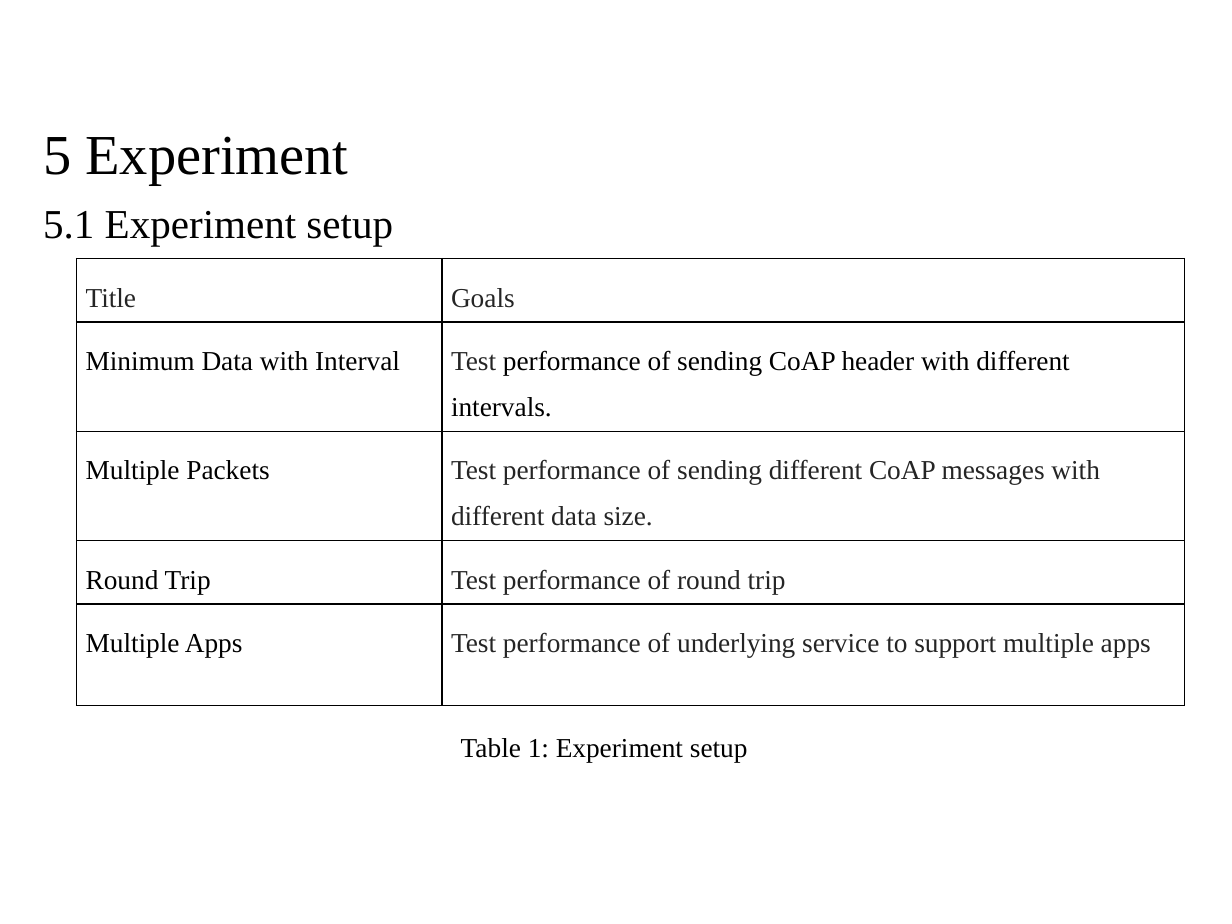
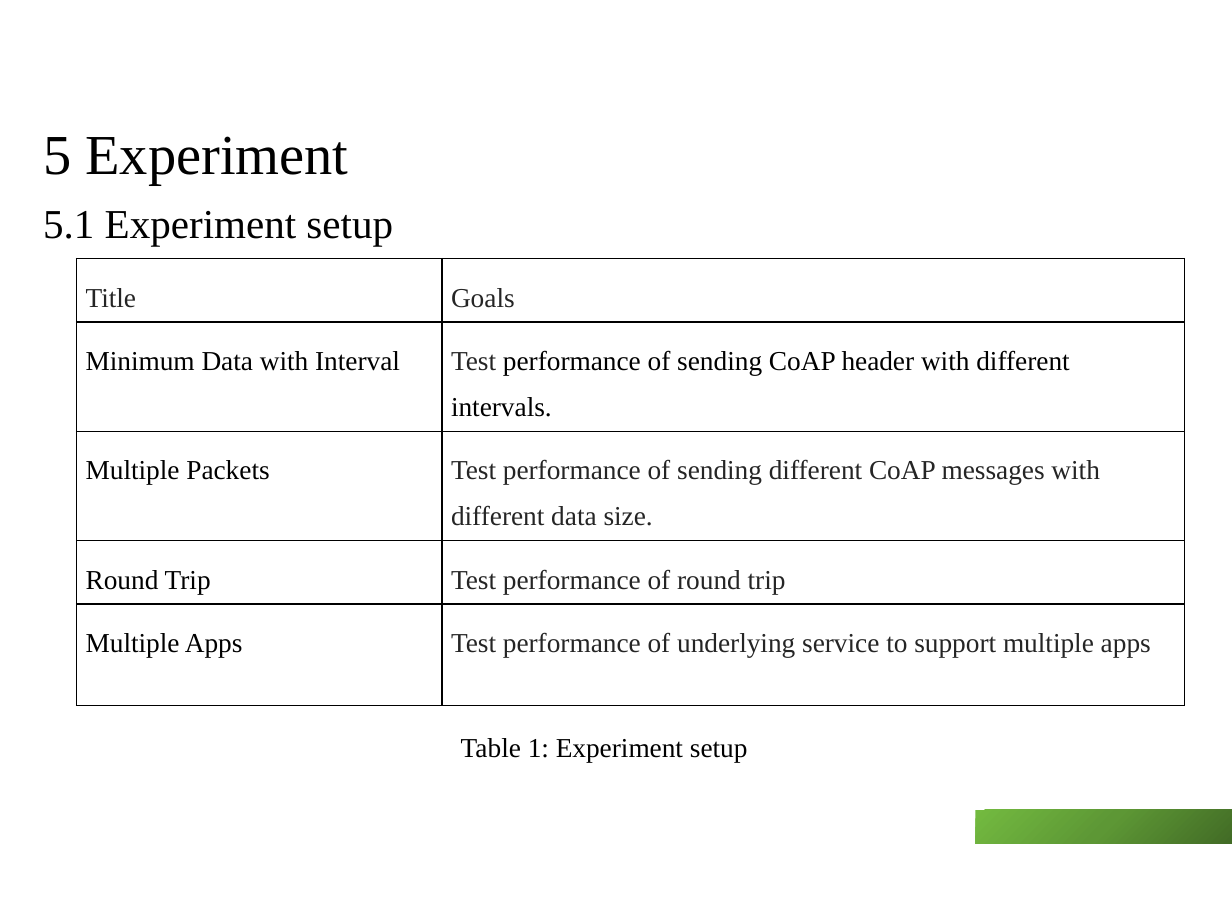
Before and after one commit to chennanoka/Thesis, a slide deck: slide 13 of ThesisPresentationV2.pptx. Drawn at 1232x924 pixels with LibreOffice and Linux fonts; fonts in the diff are those of the drawing; background and template pictures are left out. Boxes give left, top, right and bottom in pixels: in the first picture for what was removed or moved away, otherwise in the second. Text is boxed around its words. In the diff, an @@ line names an element or a change of style, - is before the commit and + after.

```diff
--- a/ThesisPresentationV2.pptx
+++ b/ThesisPresentationV2.pptx
@@ rectangle added at (x1=976, y1=809, x2=1232, y2=844), fill gradient #416B26 to #5D9835 to #73BA40 @@
```
Also in this commit, not shown: 22 other slides changed, 1 slide added, 8 other files.
